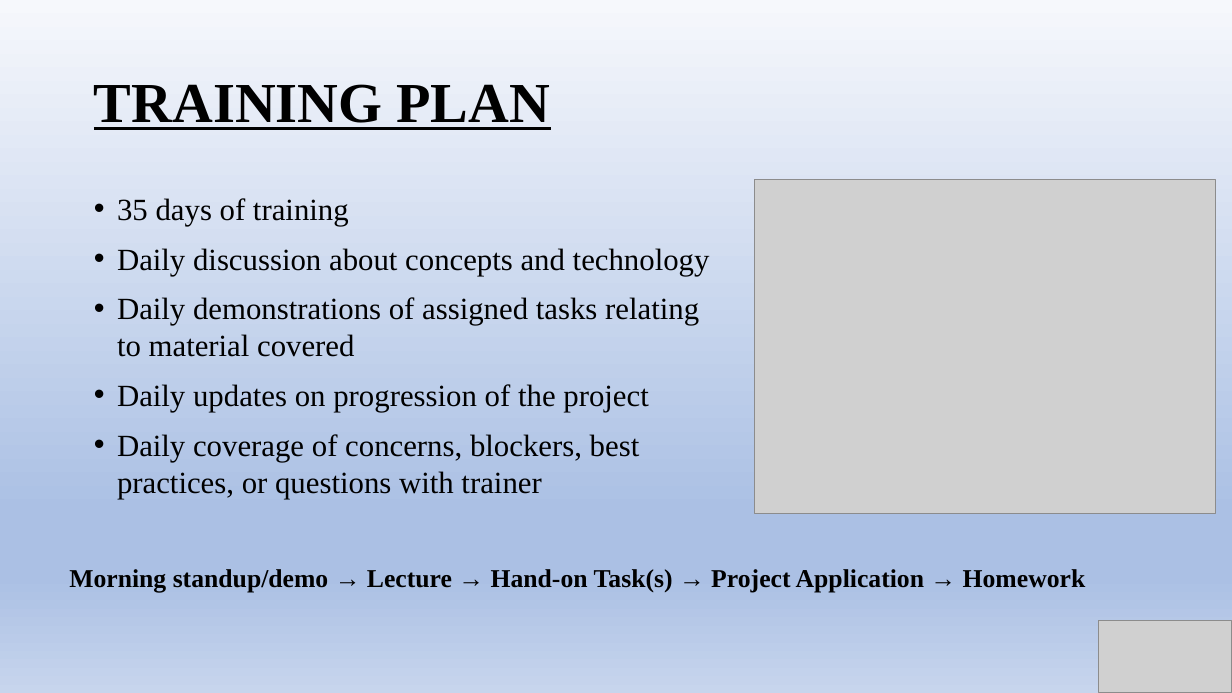
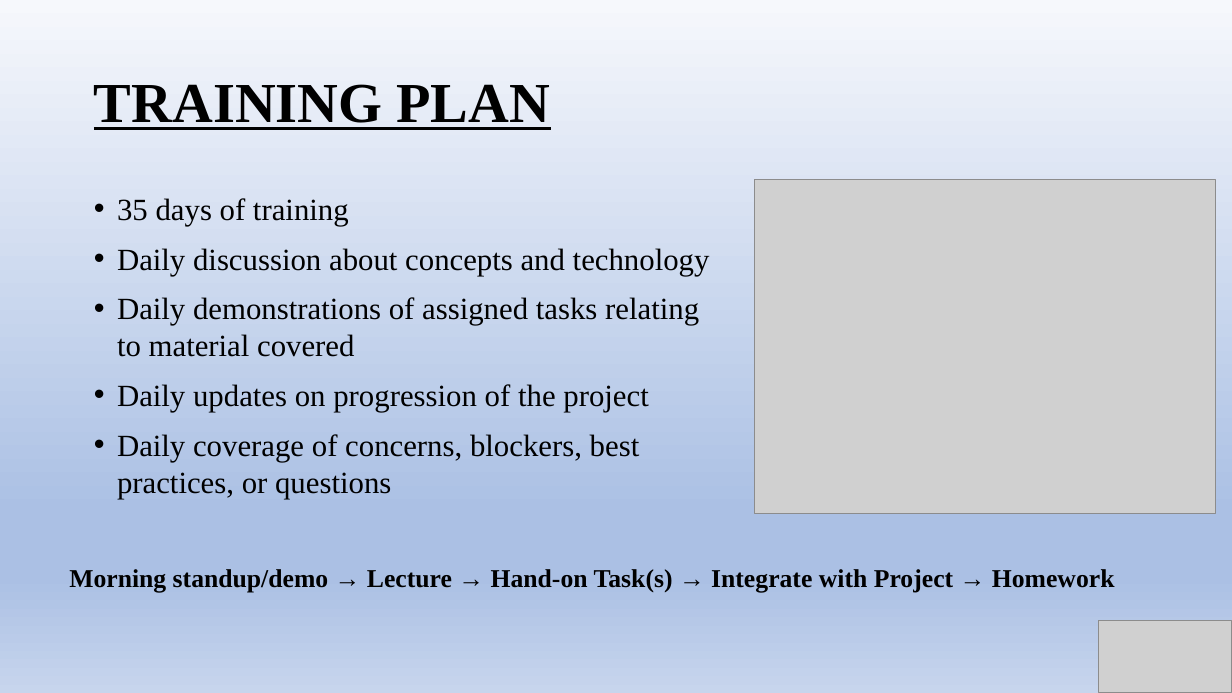
Before and after one commit to LTI-Sebastian-Puerta-Hincapie/CRS-Project-Group-A-Complete, a slide deck: slide 5 of CRS-GROUP-A.pptx. Drawn at 1232x693 pixels with LibreOffice and Linux fonts; fonts in the diff are those of the drawing; grey boxes stand for pictures. Boxes give left, top, right and bottom in pixels: in the first picture for what was removed or moved away, otherwise in the second. Text is boxed around its words. In the diff, an @@ line names an element or a change of style, - is before the commit and + after.

```diff
--- a/CRS-GROUP-A.pptx
+++ b/CRS-GROUP-A.pptx
@@ text at bbox=[117, 434, 640, 499]: text changed @@
-• Daily coverage of concerns, blockers, best practices, or questions with trainer
+• Daily coverage of concerns, blockers, best practices, or questions
@@ text at bbox=[69, 569, 1115, 593]: text changed @@
-  Morning standup/demo → Lecture → Hand-on Task(s) → Project Application → Homework
+  Morning standup/demo → Lecture → Hand-on Task(s) → Integrate with Project → Homework
```
Also in this commit, not shown: 2 other slides changed, 2 slides added.
